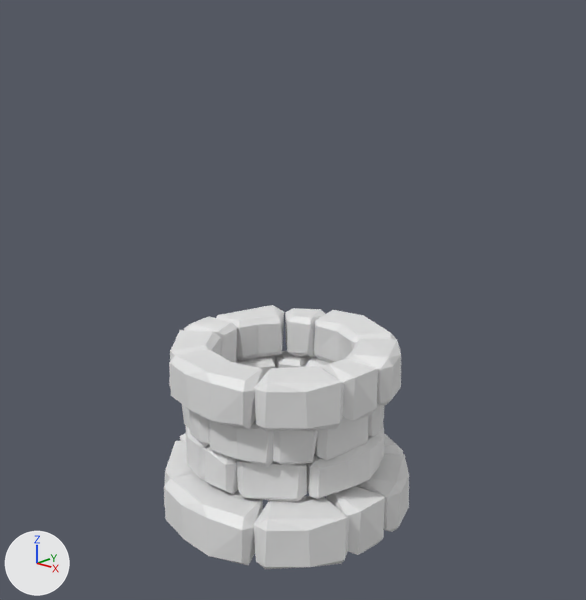
The Blender file blender/well/well.blend as it was, and as the next commit left it.
Before and after are seen from a 50 mm camera at (4.4, -3.59, 3.5) aimed at (0.5, 0.73, 1.72). The axes (+X, +Y, +Z) are drawn at lower left. The lights are the same throughout.
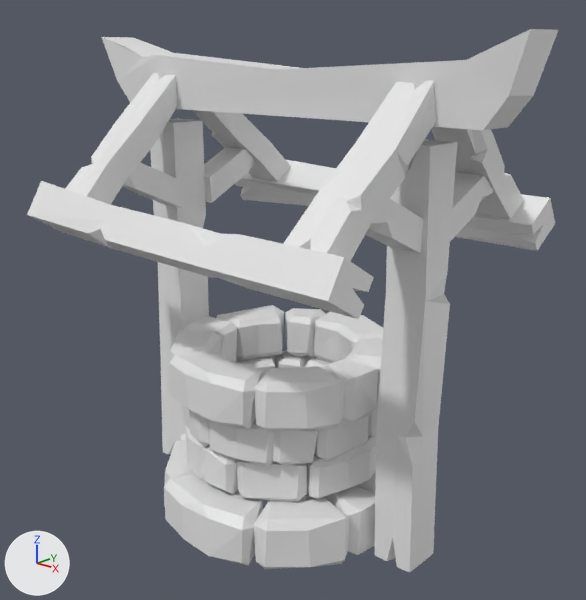
The edits, one by one:
Mesh me_cube_006 is new.
It has 39 vertices, 32 faces and spans x -0.23..0.12, y -0.2..0.17, z -0.15..2.75.
Mesh me_cube_005 is new.
It has 36 vertices, 30 faces and spans x -0.156..0.187, y -0.116..0.109, z -0.054..1.249.
Mesh me_cube_004 is new.
It has 21 vertices, 17 faces and spans x -0.113..0.117, y -0.094..0.173, z -0.181..0.526.
Mesh me_cube_003 is new.
It has 45 vertices, 42 faces and spans x -1.97..1.82, y -0.16..0.19, z -0.34..0.2.
Mesh me_cube_002 is new.
It has 39 vertices, 32 faces and spans x -0.17..0.18, y -0.17..0.18, z -0.15..2.79.
Mesh me_cube is new.
It has 36 vertices, 30 faces and spans x -0.17..0.18, y -0.16..0.16, z -0.15..2.79.
Object 'Cube.018' (ob_cube_018) is new; it shows me_cube_006.
Its location is (1.762, -0.382, 2.319).
Its rotation in degrees is (90, 58, 270).
It gains a MIRROR modifier named 'Mirror'.
Modifier setting: use_axis = (False, True, False).
Modifier setting: mirror_object = ob_empty.
Object 'Empty' (ob_empty) is new.
Its location is (0.477, 0.721, 3.382).
Its scale is (1.37, 1.37, 1.37).
Object 'Cube.008' (ob_cube_008) is new; it shows me_cube_005.
Its location is (1.588, -0.28, 2.438).
Its rotation in degrees is (-48, 1, -0.2).
It gains a MIRROR modifier named 'Mirror'.
Modifier setting: use_axis = (True, True, False).
Modifier setting: mirror_object = ob_empty.
Object 'Cube.007' (ob_cube_007) is new; it shows me_cube_004.
Its location is (1.6, 0.424, 2.448).
Its rotation in degrees is (72, 0.6, 1.2).
It gains a MIRROR modifier named 'Mirror'.
Modifier setting: use_axis = (True, True, False).
Modifier setting: mirror_object = ob_empty.
Object 'Cube.006' (ob_cube_006) is new; it shows me_cube_003.
Its location is (0.526, 0.71, 3.264).
Its rotation in degrees is (180, 0, 0).
It gains a DECIMATE modifier named 'Decimate'.
Modifier setting: ratio = 0.433.
Object 'Cube.005' (ob_cube_005) is new; it shows me_cube_002.
Its location is (-0.762, 0.724, 2.812).
Its rotation in degrees is (180, 0, 180).
Object 'Cube.004' (ob_cube_004) is new; it shows me_cube.
Its location is (1.588, 0.724, 0.167).

Boxes [x1, y1, x2, y2] around the edits, measured in the pictures (586 x 600 px):
'Cube.008', added
    after: [65, 73, 524, 261]
'Cube.004', added
    after: [374, 139, 457, 573]
'Cube.006', added
    after: [101, 29, 558, 130]
'Cube.018', added
    after: [27, 159, 555, 319]
'Cube.005', added
    after: [150, 118, 209, 454]
'Cube.007', added
    after: [123, 147, 494, 253]
